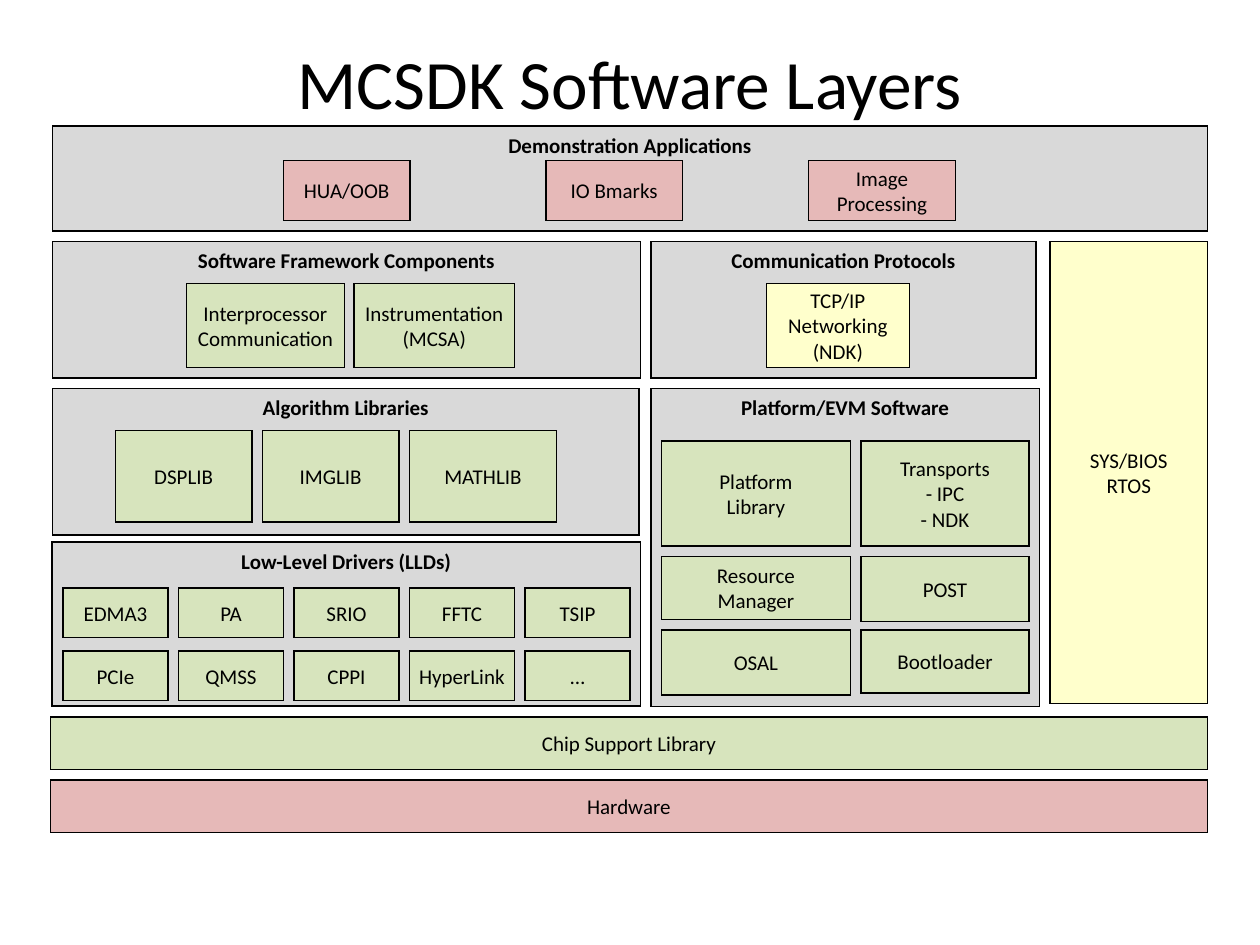
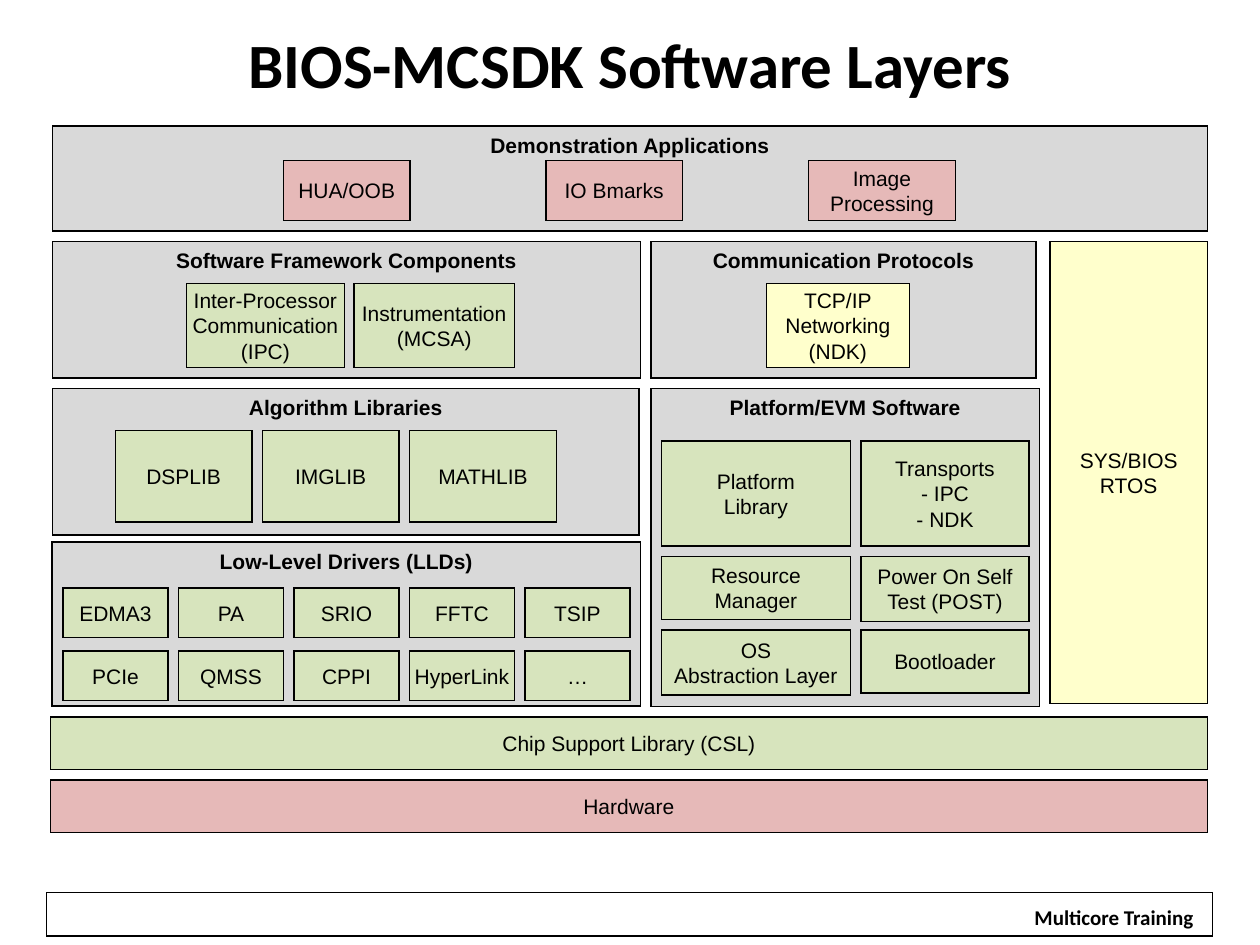
Before and after one commit to hari1989/keystone-workshop, a slide deck: slide 12 of preliminary/Introduction to KeyStone Software ECO.pptx. Drawn at 1260x945 pixels with LibreOffice and Linux fonts; fonts in the diff are those of the drawing; background and template pictures are left out. Boxes give left, top, right and bottom in pixels: in the first picture for what was removed or moved away, otherwise in the second. Text is boxed around its words. In the diff, an @@ line names an element or a change of style, - is before the commit and + after.

```diff
--- a/preliminary/Introduction to KeyStone Software ECO.pptx
+++ b/preliminary/Introduction to KeyStone Software ECO.pptx
@@ title at box(248, 44, 1011, 98): text changed; size 39.6 to 36 pt; bold on @@
-MCSDK Software Layers
+BIOS-MCSDK Software Layers
@@ text in rectangle at box(193, 293, 339, 363): text changed; font Calibri to Arial @@
-Interprocessor
-Communication
+Inter-Processor
+Communication
+(IPC)
@@ text in rectangle at box(877, 568, 1012, 614): text changed; font Calibri to Arial @@
-POST
+Power On Self
+Test (POST)
@@ font Calibri to Arial in 30 elements at box(50, 780, 1207, 833), box(1050, 242, 1207, 704), box(53, 242, 641, 378), box(354, 284, 514, 368), box(651, 242, 1037, 378), box(766, 284, 908, 368), box(53, 388, 640, 534), box(116, 431, 252, 523), box(262, 431, 398, 523), box(410, 431, 557, 523), box(53, 126, 1208, 231), box(284, 160, 410, 220), box(546, 160, 682, 220), box(809, 160, 956, 220), box(52, 542, 640, 706), box(63, 588, 168, 638), box(63, 651, 168, 701), box(179, 588, 284, 638), box(179, 651, 284, 701), box(294, 588, 398, 638), box(294, 651, 398, 701), box(410, 588, 514, 638), box(410, 651, 514, 701), box(525, 588, 630, 638), box(651, 388, 1040, 706), box(861, 630, 1028, 693), box(662, 441, 850, 546), box(662, 557, 850, 620), box(861, 441, 1028, 546), box(525, 651, 630, 701) @@
@@ text in rectangle at box(674, 643, 837, 687): text changed; font Calibri to Arial @@
-OSAL
+OS
+Abstraction Layer
@@ text in rectangle at box(502, 735, 755, 756): text changed; font Calibri to Arial @@
-Chip Support Library
+Chip Support Library (CSL)
@@ rectangle added at box(47, 892, 1213, 936), outline #000000 0.75 pt @@
@@ rectangle added at box(1021, 898, 1207, 931), fill #FFFFFF, 12 pt, text #000000, bold @@
+Multicore Training
```
Also in this commit, not shown: 12 other slides changed, 6 slides added, 4 slides removed.
